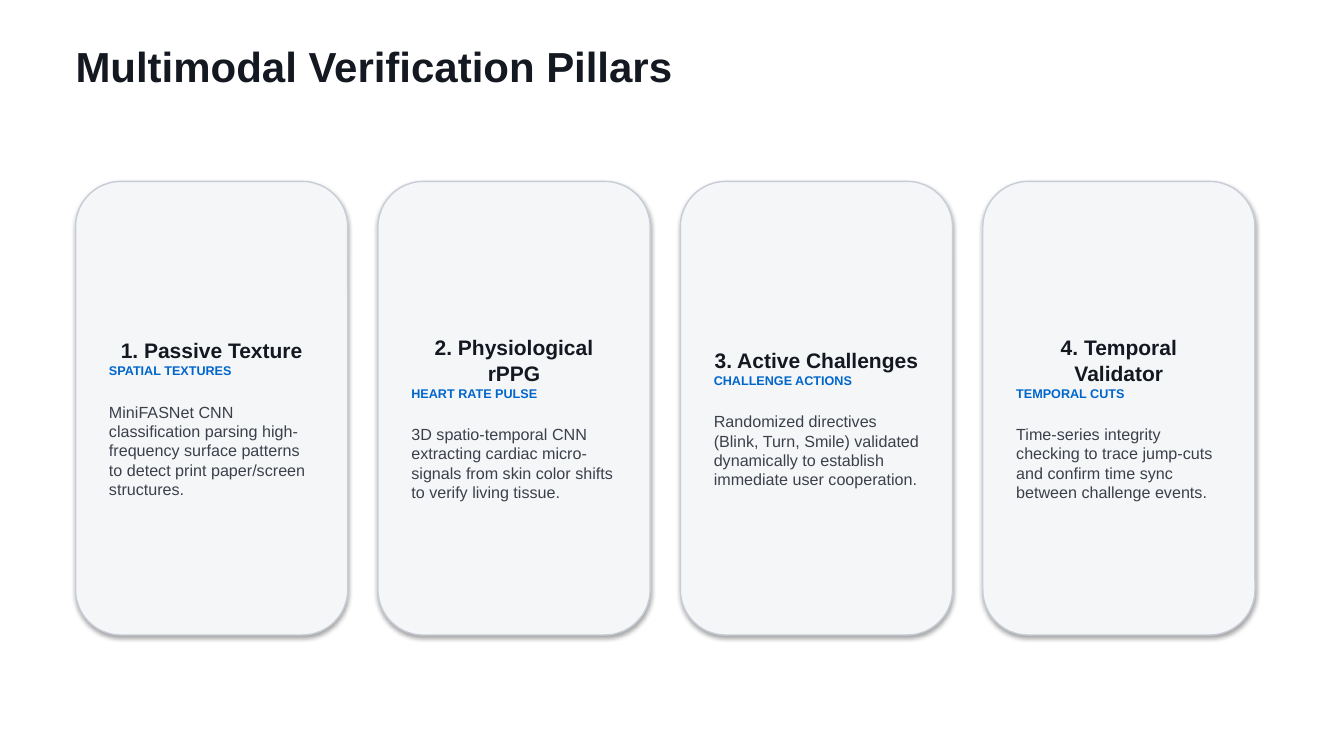
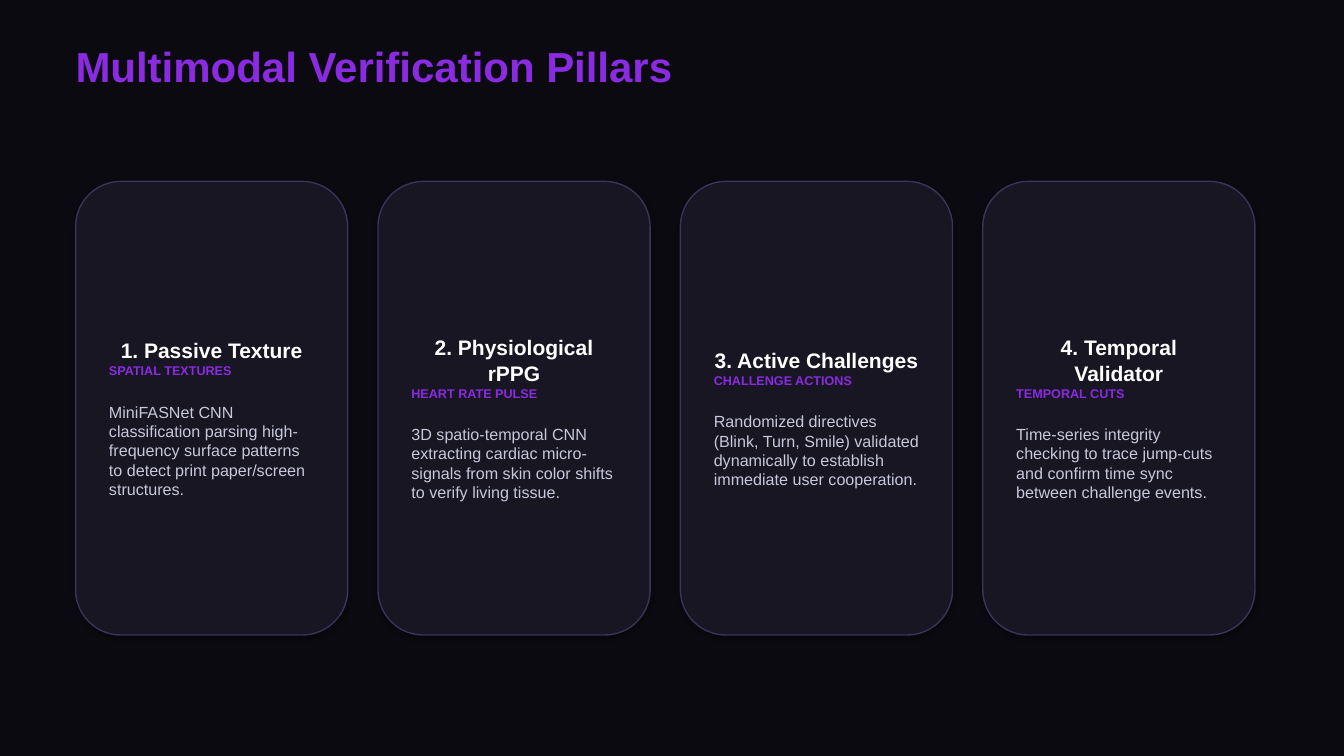
Before and after one commit to sthavirpunwatkar/SHIELD-Secure-Human-Identity-Liveness-Evaluation-Detection, a slide deck: slide 4 of reports/cdac_project_review.pptx. Drawn at 1344x756 pixels with LibreOffice and Linux fonts; fonts in the diff are those of the drawing. Boxes give left, top, right and bottom in pixels: in the first picture for what was removed or moved away, otherwise in the second. Text is boxed around its words. In the diff, an @@ line names an element or a change of style, - is before the commit and + after.

Commit message:
Revert "docs: Change presentation theme to minimal office white, adding bounded pictures on the right side"
This reverts commit 8804d2d124e5f92f57e4803d180f0205777603bb.

```diff
--- a/reports/cdac_project_review.pptx
+++ b/reports/cdac_project_review.pptx
@@ background #FFFFFF to #0A0A10 @@
@@ text "Multimodal Verification Pillars" at (76,51,672,83): text colour #141821 to #8A2BE2 @@
@@ rounded rectangle "1. Passive Texture" at (76,181,348,635): text colour #141821 to #FFFFFF in "1. Passive Texture"; text colour #0066CC to #8A2BE2 in "SPATIAL TEXTURES"; text colour #3C404B to #C8C8DC in "MiniFASNet CNN classification parsing high-frequency surface ..."; fill #F5F6F8 to #181622; outline #C8CDD7 1 pt to #3C325A 1 pt @@
@@ rounded rectangle "2. Physiological rPPG" at (378,181,650,635): text colour #141821 to #FFFFFF in "2. Physiological rPPG"; text colour #0066CC to #8A2BE2 in "HEART RATE PULSE"; text colour #3C404B to #C8C8DC in "3D spatio-temporal CNN extracting cardiac micro-signals from ..."; fill #F5F6F8 to #181622; outline #C8CDD7 1 pt to #3C325A 1 pt @@
@@ rounded rectangle "3. Active Challenges" at (681,181,953,635): text colour #141821 to #FFFFFF in "3. Active Challenges"; text colour #0066CC to #8A2BE2 in "CHALLENGE ACTIONS"; text colour #3C404B to #C8C8DC in "Randomized directives (Blink, Turn, Smile) validated dynamic ..."; fill #F5F6F8 to #181622; outline #C8CDD7 1 pt to #3C325A 1 pt @@
@@ rounded rectangle "4. Temporal Validator" at (983,181,1255,635): text colour #141821 to #FFFFFF in "4. Temporal Validator"; text colour #0066CC to #8A2BE2 in "TEMPORAL CUTS"; text colour #3C404B to #C8C8DC in "Time-series integrity checking to trace jump-cuts and ..."; fill #F5F6F8 to #181622; outline #C8CDD7 1 pt to #3C325A 1 pt @@
```
Also in this commit, not shown: 6 other slides changed, 4 other files.
